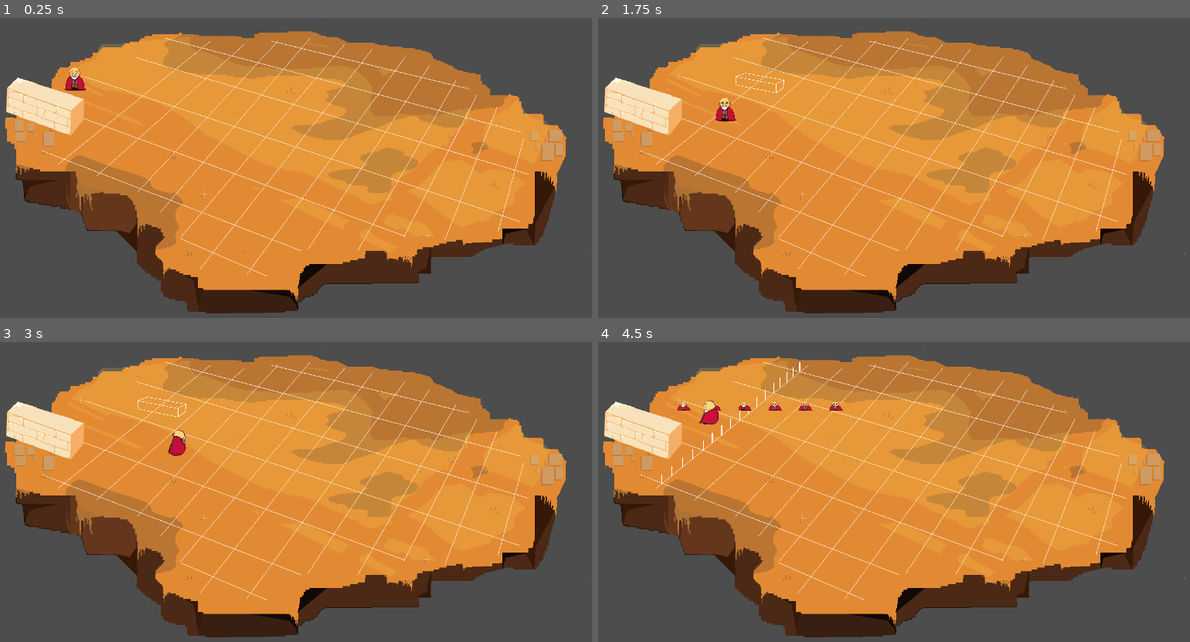
Above: before the commit, frames 1-4 (two rows, left to right).
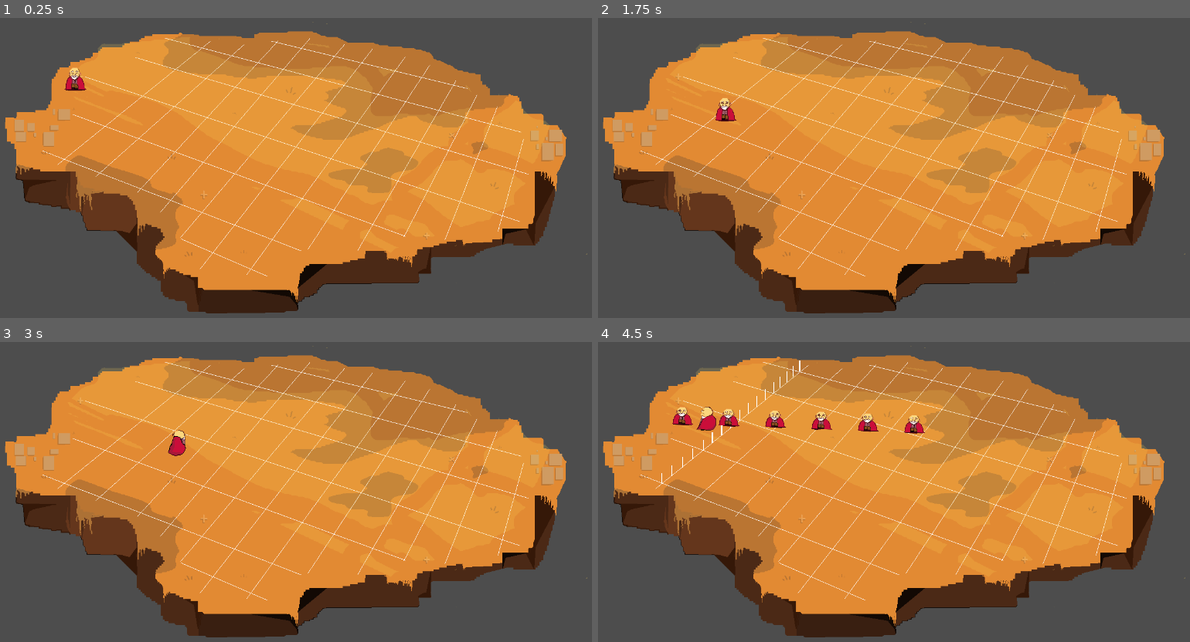
Above: after the commit, the same moments.

Repository: anishfish2/Chillenium25
Game: Godot game, scene res://scenes/level_1.tscn
Same seed, same stepped clock (60 frames per second), same inputs: the game is played once before the commit and once after it.
Inputs:
- Up to frame 1 (0.25 s): no input
- Up to frame 2 (1.75 s): tap Enter at 0.5 s; hold D (ui_right) 0.53-1.28 s; tap Space (ui_select) at 0.77, 1.52 s; hold S (ui_down) from 1.28 s (still down)
- Up to frame 3 (3 s): release S (ui_down) at 2.03 s; hold D (ui_right) 2.03-2.78 s; hold W (ui_up) from 2.78 s (still down)
- Up to frame 4 (4.5 s): tap Space (ui_select) at 3.02, 3.77 s; release W (ui_up) at 3.53 s; hold A (ui_left) from 3.53 s (still down)

The runs differ from the first frame. In frame 1, 1.6% of the frame differs, in the area x 1-15%, y 19-40%; in frame 2, 1.7%; in frame 3, 1.7%; in frame 4, 2.9%, in the area x 1-56%, y 6-45%.

Commit message:
dont wana lose everything

Diff:
--- a/scenes/Wall.tscn
+++ b/scenes/Wall.tscn
@@ -32,6 +32,7 @@
 script = ExtResource("1_p0up6")
 
 [node name="CollisionPolygon2D" type="CollisionPolygon2D" parent="."]
+visible = false
 scale = Vector2(0.1, 0.1)
 polygon = PackedVector2Array(-70, -60.1016, -90, -50.0846, -90, -20.0339, 80, 30.0508, 100, 10.0169, 90, -10.0169)
 
@@ -41,17 +42,21 @@
 [node name="AnimatedSprite2D" type="AnimatedSprite2D" parent="."]
 scale = Vector2(0.1, 0.1)
 sprite_frames = SubResource("SpriteFrames_fqsl3")
+frame = 3
 
 [node name="Area2D" type="Area2D" parent="."]
+visible = false
 
 [node name="CollisionPolygon2D" type="CollisionPolygon2D" parent="Area2D"]
 scale = Vector2(0.1, 0.1)
 polygon = PackedVector2Array(-46, -53.0897, -79, -37.0626, -78, 14.0237, 53, 58.0982, 79, 30.0508, 77, -15.0254)
 
 [node name="cane_range" type="Area2D" parent="."]
+visible = false
 collision_layer = 2
 
 [node name="CollisionPolygon2D" type="CollisionPolygon2D" parent="cane_range"]
+visible = false
 scale = Vector2(1, 1)
 polygon = PackedVector2Array(-11, -5.00846, -4, -8.01354, 10, -3.00508, 10, 3.00508, 5, 9.01523, -11, 3.00508)
 
--- a/scenes/level_1.tscn
+++ b/scenes/level_1.tscn
@@ -1,10 +1,9 @@
-[gd_scene load_steps=6 format=3 uid="uid://bmoirlmgbn0ox"]
+[gd_scene load_steps=5 format=3 uid="uid://bmoirlmgbn0ox"]
 
 [ext_resource type="PackedScene" uid="uid://clbkqy70au5wf" path="res://scenes/player.tscn" id="1_gwb56"]
 [ext_resource type="PackedScene" uid="uid://cm74ua71htqoa" path="res://scenes/Wall.tscn" id="2_q2abo"]
 [ext_resource type="Texture2D" uid="uid://dwoku2i5pip0s" path="res://assets/level one background.png" id="3_c528c"]
 [ext_resource type="PackedScene" uid="uid://y0dgjyl001g7" path="res://scenes/raising_planes.tscn" id="3_geujv"]
-[ext_resource type="Texture2D" uid="uid://1a4ok6ygaqf6" path="res://assets/wall.png" id="5_f5xxx"]
 
 [node name="Node2D" type="Node2D"]
 position = Vector2(641, 321)
@@ -16,24 +15,31 @@
 
 [node name="Wall" parent="." groups=["walls"] instance=ExtResource("2_q2abo")]
 z_index = 1
-position = Vector2(-278, -181)
-scale = Vector2(6.56, 3.67831)
+position = Vector2(-195, -151)
+rotation = 0.0377061
+scale = Vector2(10, 7.78)
 left_col = 0.0
+right_col = 3.0
+bottom_row = 3.0
+top_row = 4.0
 
 [node name="Wall2" parent="." groups=["walls"] instance=ExtResource("2_q2abo")]
-position = Vector2(-192, 39)
-scale = Vector2(6.56, 3.67831)
+position = Vector2(-305, -4)
+rotation = 0.11691
+scale = Vector2(9.98811, 8.89866)
+right_col = 2.0
+top_row = 2.0
 
 [node name="Wall3" parent="." groups=["walls"] instance=ExtResource("2_q2abo")]
-position = Vector2(12, -90)
-scale = Vector2(6.56, 3.67831)
+position = Vector2(-56, -13)
+rotation = 4.99308
+scale = Vector2(-4.85577, -7.21452)
+left_col = 4.0
+right_col = 5.0
+bottom_row = 2.0
+top_row = 3.0
 
 [node name="LevelOneBackground" type="Sprite2D" parent="."]
 texture = ExtResource("3_c528c")
 
 [node name="RaisingPlanes" parent="." instance=ExtResource("3_geujv")]
-
-[node name="Wall4" type="Sprite2D" parent="."]
-position = Vector2(-530, -129)
-rotation = 0.0224092
-texture = ExtResource("5_f5xxx")
--- a/scripts/player.gd
+++ b/scripts/player.gd
@@ -88,9 +88,7 @@
 			$right.visible = false
 		# Play the determined animation.
 		$AnimationPlayer.play(animation_name)
-	else:
-		# If no movement, you can play an idle animation.
-		$AnimationPlayer.play("[stop]")
+
 
 	# Process collisions (if you need to interact with walls on collision)
 	for i in range(get_slide_collision_count()):
--- a/scripts/raising_planes.gd
+++ b/scripts/raising_planes.gd
@@ -8,18 +8,22 @@
 
 func _ready() -> void:
 	# Replace the path with the correct node path to your wall.
-	var wall = get_node("/root/Node2D/Wall")
-	wall.connect("flash_triggered", Callable(self, "_on_wall_flash_triggered"))
+	#var wall = get_node("/root/Node2D/Wall")
+	var walls = get_tree().get_nodes_in_group("walls")
+	for wall in walls:
+		wall.connect("flash_triggered", Callable(self, "_on_wall_flash_triggered"))
 
 func _on_wall_flash_triggered(target_offset: float, flash_duration: float, left_col: float, right_col: float, top_row: float, bottom_row: float, side: float) -> void:
+	print(' asfasdf got here')
 	var value = set_points(target_offset, flash_duration, left_col, right_col, top_row, bottom_row, side)
 	var global_pointA = value[0]
 	var global_pointB = value[1]
-	#x_coords = value[2]
+	var x_coords = value[2]
+	var keep = value[3]
 
 	var pointA = global_pointA
 	var pointB = global_pointB
-
+	print(pointA, " ", pointB)
 	for x_val in x_coords:
 		# Calculate t from 0 to 1. Assumes pointB.x != pointA.x.
 		var t: float = (x_val - pointA.x) / (pointB.x - pointA.x)
@@ -32,88 +36,232 @@
 
 		marker.set_base_data(base_point, marker_target_height, marker_duration)
 		# Add the marker to the scene.
-		marker_lines.append(marker)
+		if x_val in keep:
+			keep_lines.append(marker)
+		else:
+			marker_lines.append(marker)
 
 # A list of x coordinates at which to spawn markers.
 var x_coords: Array = [150, 175, 200, 250, 300, 350, 400]
 
 # Keep a reference to each marker for later filtering.
 var marker_lines: Array = []
+var keep_lines: Array = []
 
 # This function shows only those markers whose base x coordinate lies within [min_x, max_x].
-func filter_markers_by_x(min_x: float, max_x: float) -> void:
-	for marker in marker_lines:
-		if marker.base_position.x >= min_x and marker.base_position.x <= max_x:
+func filter_markers(min_x: float, max_x: float, min_y: float, max_y: float) -> void:
+	for marker in keep_lines:
+		if marker.base_position.x >= min_x - 20 and marker.base_position.x <= max_x + 20 and marker.base_position.y >= min_y - 20 and marker.base_position.y <= max_y + 20:
 			marker.visible = true
 		else:
 			marker.visible = false
+
 
 var pointA: Vector2 = Vector2(100, 100)
 var pointB: Vector2 = Vector2(100, 100)
 
 func set_points(target_offset: float, flash_duration: float, left_col: float, right_col: float, top_row: float, bottom_row: float, side: float):
+	print(side)
 	if side == 1 or side == 2:
-		if left_col == 0 or right_col == 0:
+		var main = null
+		if side == 1:
+			main = left_col
+		else:
+			main = right_col
+		print("main ", main)
+		if main == 0:
+			print("left or right col is 0")
 			pointB = Vector2(450, 64)
 			pointA = Vector2(153, 307)
 			x_coords = [152, 174.5, 197, 219.5, 242,
 						 261.75, 281.5, 301.25, 321,
 						 339.25, 357.5, 375.75, 394,
 						 408, 422, 436, 450]
-			return [pointA, pointB, x_coords]
-		elif left_col == 1 or right_col == 1:
+
+			var keep = []
+			for coord in x_coords:
+				if coord < pointB[0] + 10 and coord > pointA[0] - 10:
+					keep.append(coord)
+			return [pointA, pointB, x_coords, keep]
+		if main == 1:
+			print("left or right col is 1")
 			pointB = Vector2(514, 82)
 			pointA = Vector2(230, 334)
-			return [pointA, pointB, x_coords]
-		elif left_col == 2 or right_col == 2:
+			x_coords = [229, 312, 391, 453, 514]
+			var keep = []
+			for coord in x_coords:
+				if coord < pointB[0] + 10 and coord > pointA[0] - 10:
+					keep.append(coord)
+			return [pointA, pointB, x_coords, keep]
+		if main == 2:
+			print("left or right col is 2")
+
 			pointB = Vector2(613, 54)
 			pointA = Vector2(319, 369)
-			return [pointA, pointB, x_coords]
-		elif left_col == 3 or right_col == 3:
+			x_coords = [217, 392, 460, 523, 570, 612]
+			var keep = []
+			for coord in x_coords:
+				if coord < pointB[0] + 10 and coord > pointA[0] - 10:
+					keep.append(coord)
+			return [pointA, pointB, x_coords, keep]
+		if main == 3:
+
 			pointB = Vector2(665, 66)
 			pointA = Vector2(383, 394)
-			return [pointA, pointB, x_coords]
-		elif left_col == 4 or right_col == 4:
+			x_coords = [382, 454, 521, 580, 626, 665]
+			var keep = []
+			for coord in x_coords:
+				if coord < pointB[0] + 10 and coord > pointA[0] - 10:
+					keep.append(coord)
+			return [pointA, pointB, x_coords, keep]
+		if main == 4:
+
 			pointB = Vector2(736, 84)
 			pointA = Vector2(404, 475)
-			return [pointA, pointB, x_coords]
-		elif left_col == 5 or right_col == 5:
+			x_coords = [451, 523, 588, 648, 696, 735]
+			var keep = []
+			for coord in x_coords:
+				if coord < pointB[0] + 10 and coord > pointA[0] - 10:
+					keep.append(coord)
+			return [pointA, pointB, x_coords, keep]
+		if main == 5:
+
 			pointB = Vector2(795, 97)
 			pointA = Vector2(474, 507)
-			return [pointA, pointB, x_coords]
-		elif left_col == 6 or right_col == 6:
+			x_coords = [475, 521, 589, 653, 710, 757, 795]
+			var keep = []
+			for coord in x_coords:
+				if coord < pointB[0] + 10 and coord > pointA[0] - 10:
+					keep.append(coord)
+			return [pointA, pointB, x_coords, keep]
+		if main == 6:
 			pointB = Vector2(866, 115)
 			pointA = Vector2(555, 543)
-			return [pointA, pointB, x_coords]
-		elif left_col == 7 or right_col == 7:
+			x_coords = [554, 603, 667, 729, 784, 829, 866]
+			var keep = []
+			for coord in x_coords:
+				if coord < pointB[0] + 10 and coord > pointA[0] - 10:
+					keep.append(coord)
+			return [pointA, pointB, x_coords, keep]
+		if main == 7:
 			pointB = Vector2(925, 129)
 			pointA = Vector2(735, 415)
-			return [pointA, pointB, x_coords]
-		elif left_col == 8 or right_col == 8:
+			x_coords = [674, 736, 795, 847, 889, 926]
+			var keep = []
+			for coord in x_coords:
+				if coord < pointB[0] + 10 and coord > pointA[0] - 10:
+					keep.append(coord)
+			return [pointA, pointB, x_coords, keep]
+		if main == 8:
 			pointB = Vector2(993, 145)
 			pointA = Vector2(819, 334)
-			return [pointA, pointB, x_coords]
-		elif left_col == 1 or right_col == 9:
+			x_coords = [819, 873, 921, 961, 993]
+			var keep = []
+			for coord in x_coords:
+				if coord < pointB[0] + 10 and coord > pointA[0] - 10:
+					keep.append(coord)
+			return [pointA, pointB, x_coords, keep]
+		if main == 9:
 			pointB = Vector2(1018, 216)
 			pointA = Vector2(887, 471)
-			return [pointA, pointB, x_coords]
-		elif left_col == 1 or right_col == 10:
+			x_coords = [886, 937, 982, 1019]
+			var keep = []
+			for coord in x_coords:
+				if coord < pointB[0] + 10 and coord > pointA[0] - 10:
+					keep.append(coord)
+			return [pointA, pointB, x_coords, keep]
+		if main == 10:
 			pointB = Vector2(1043, 229)
 			pointA = Vector2(1007, 318)
-			return [pointA, pointB, x_coords]
-		elif left_col == 1 or right_col == 11:
+			x_coords = [1007, 1043, 1072]
+			var keep = []
+			for coord in x_coords:
+				if coord < pointB[0] + 10 and coord > pointA[0] - 10:
+					keep.append(coord)
+			return [pointA, pointB, x_coords, keep]
+		if main == 11:
 			pointB = Vector2(1126, 331)
 			pointA = Vector2(1099, 427)
-			return [pointA, pointB, x_coords]
+			x_coords = [1098, 1125, 1147]
+			var keep = []
+			for coord in x_coords:
+				if coord < pointB[0] + 10 and coord > pointA[0] - 10:
+					keep.append(coord)
+			return [pointA, pointB, x_coords, keep]
 
 
 	if side == 3 or side == 4:
-		return [pointA, pointB]
-		if top_row == 0:
-			pointA = Vector2(450, 300)
-			pointB = Vector2(100, 300)
-			return [pointA, pointB, x_coords]
-		elif top_row == 1:
-			pointA = Vector2(100, 300)
-			pointB = Vector2(100, 300)
-			return [pointA, pointB, x_coords]
+		print(side)
+		var main = null
+		if side == 3:
+			main = top_row
+		else:
+			main = bottom_row
+		if main == 0:
+			pointA = Vector2(406, 475)
+			pointB = Vector2(556, 541)
+			x_coords = [403, 474, 556]
+			var keep = []
+			for coord in x_coords:
+				if coord < pointB[0] + 10 and coord > pointA[0] - 10:
+					keep.append(coord)
+			return [pointA, pointB, x_coords, keep]
+		elif main == 1:
+			pointA = Vector2(153, 305)
+			pointB = Vector2(673, 502)
+			x_coords = [152, 230, 319, 383, 451, 522, 603, 674]
+
+			var keep = []
+			for coord in x_coords:
+				if coord < pointB[0] + 10 and coord > pointA[0] - 10:
+					keep.append(coord)
+			return [pointA, pointB, x_coords, keep]
+		elif main == 2:
+			pointA = Vector2(242, 234)
+			pointB = Vector2(887, 471)
+			x_coords = [244, 315, 395, 454, 521, 588, 666, 735, 818, 866]
+			var keep = []
+			for coord in x_coords:
+				if coord < pointB[0] + 10 and coord > pointA[0] - 10:
+					keep.append(coord)
+			return [pointA, pointB, x_coords, keep]
+		elif main == 3:
+			pointA = Vector2(321, 171)
+			pointB = Vector2(1100, 428)
+			x_coords = [322, 392, 463, 520, 588, 654, 728, 795, 874, 937, 1007, 1099]
+
+			var keep = []
+			for coord in x_coords:
+				if coord < pointB[0] + 10 and coord > pointA[0] - 10:
+					keep.append(coord)
+			return [pointA, pointB, x_coords, keep]
+		elif main == 4:
+			pointA = Vector2(395, 111)
+			pointB = Vector2(1127, 330)
+			x_coords = [395, 461, 524, 573, 647, 709, 785, 848, 921, 984, 1043, 1126]
+
+			var keep = []
+			for coord in x_coords:
+				if coord < pointB[0] + 10 and coord > pointA[0] - 10:
+					keep.append(coord)
+			return [pointA, pointB, x_coords, keep]
+		elif main == 5:
+			pointA = Vector2(452, 65)
+			pointB = Vector2(1147, 252)
+			x_coords = [410, 515, 572, 627, 698, 757, 831, 890, 962, 1018, 1072, 1147]
+
+			var keep = []
+			for coord in x_coords:
+				if coord < pointB[0] + 10 and coord > pointA[0] - 10:
+					keep.append(coord)
+			return [pointA, pointB, x_coords, keep]
+		elif main == 6:
+			pointA = Vector2(612, 55)
+			pointB = Vector2(1041, 158)
+			x_coords = [612, 666, 736, 801, 867, 927, 994]
+
+			var keep = []
+			for coord in x_coords:
+				if coord < pointB[0] + 10 and coord > pointA[0] - 10:
+					keep.append(coord)
+			return [pointA, pointB, x_coords, keep]
--- a/scripts/wall.gd
+++ b/scripts/wall.gd
@@ -27,10 +27,9 @@
 		return  # Exit if we're still in cooldown.
 	can_register_hit = false
 	var direction = get_relative_direction(collision_point)
-
+	print('got here asdf')
 	flash_wall()
 	$CooldownTimer.start()
-
 	emit_signal("flash_triggered", 200.0, flash_duration, left_col, right_col, bottom_row, top_row, direction)
 
 func _process(delta: float) -> void:
@@ -50,6 +49,12 @@
 				self.z_index = 10
 			else:
 				self.z_index = 3
+
+		if right_status + left_status + bottom_status + top_status == 4 and status < 2:
+			var planes_raising = get_parent().get_node("RaisingPlanes")
+			#if planes_raising:
+				#planes_raising.filter_markers()
+			status = 1
 
 func get_min_player_y(animated_sprite: AnimatedSprite2D):
 	var frameIndex: int = $AnimatedSprite2D.get_frame()
@@ -75,21 +80,27 @@
 func _ready() -> void:
 	add_to_group("wall")
 
-func get_relative_direction(point: Vector2) -> float:
-	var diff: Vector2 = point - global_position  # Compute the vector from the wall center to the point.
-	# Compare the absolute differences to decide which axis is dominant.
-	if abs(diff.x) > abs(diff.y):
-		# Horizontal component is dominant.
-		if diff.x < 0:
-			return 1 #left
+
+func get_relative_direction(point: Vector2) -> int:
+	var diff: Vector2 = point - global_position  # Calculate vector from wall center to collision point.
+
+	# Check the horizontal direction.
+	if diff.x < 0:
+		# The collision point is to the left of the wall.
+		if diff.y < 0:
+			left_status = 1
+			return 1  # Top Left
 		else:
-			return 2 #right
+			bottom_status = 1
+			return 3 # Bottom Left
 	else:
-		# Vertical component is dominant.
+		# The collision point is to the right of the wall.
 		if diff.y < 0:
-			return 3 #above
+			top_status = 1
+			return 4 # Top Right
 		else:
-			return 4 #below
+			right_status = 1
+			return 2  # Bottom Right
 
 
 func _on_cooldown_timer_timeout() -> void:
